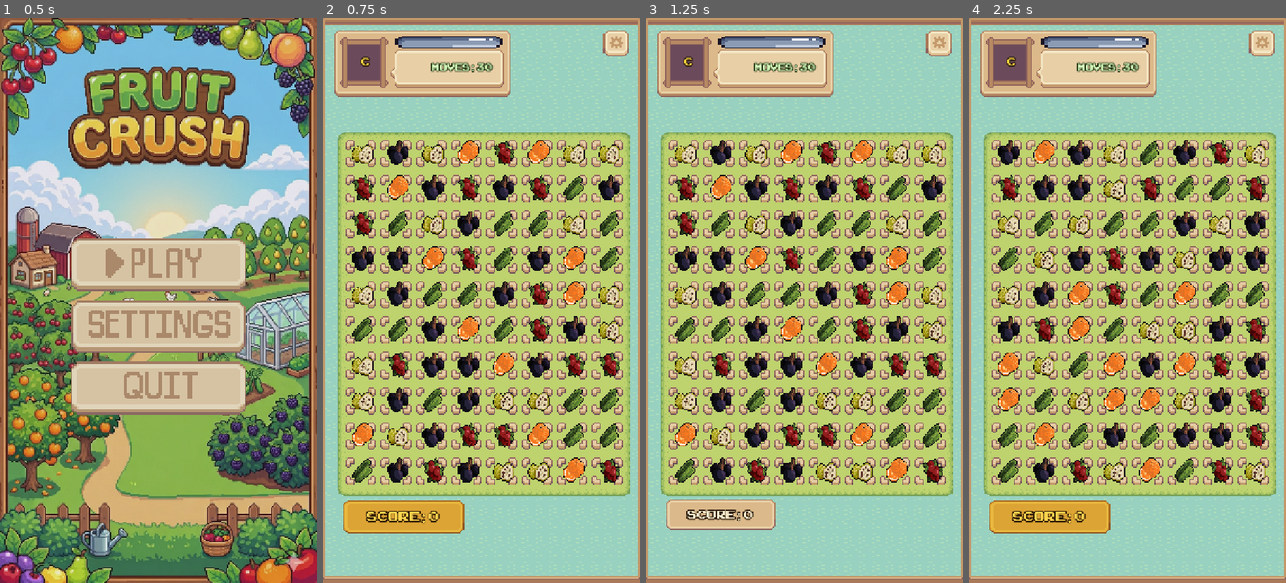
Above: before the commit, frames 1-4 (left to right).
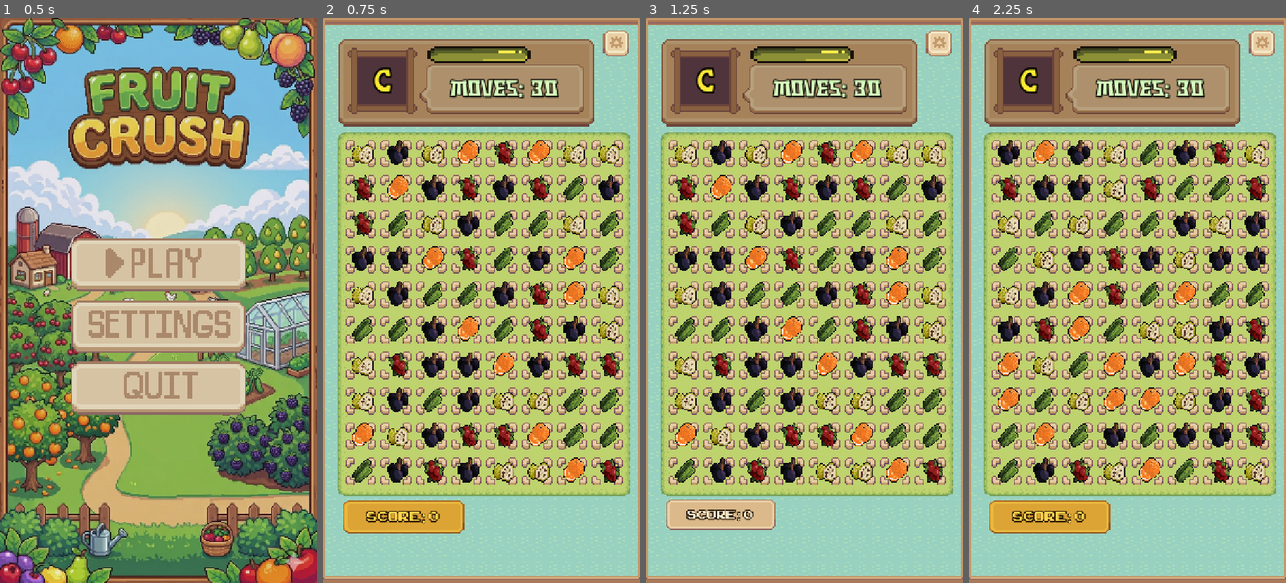
Above: after the commit, the same moments.

Repository: danieljuan6278/Fruit
Game: Godot game, scene res://scene/main_menu.tscn
The game is run twice, just before and just after one commit, with the same random seed, the same clock (stepped at 60 frames per second) and the same inputs.
Inputs (mouse positions are in pixels of both pictures, inside the frame that each line leads up to):
- Up to frame 1 (0.5 s): no input
- Up to frame 2 (0.75 s): click (481, 266) at 0.5 s
- Up to frame 3 (1.25 s): no input
- Up to frame 4 (2.25 s): click (1263, 46) at 1.25 s; click (1127, 351) at 2 s

Frame 1 is identical in both runs. In frame 2, 13% of the frame differs, in the area x 3-86%, y 2-20%; in frame 3, 13%; in frame 4, 13%.

Commit message:
feat: import Namistre font and integrate into game UI labels

Diff:
--- a/scene/game.tscn
+++ b/scene/game.tscn
@@ -6,9 +6,10 @@
 [ext_resource type="PackedScene" uid="uid://d0vt4lr2qrn64" path="res://scene/piece.tscn" id="2_dbls1"]
 [ext_resource type="FontFile" uid="uid://b7r3gd2h62crf" path="res://assets/arcadeclassic/ARCADECLASSIC.TTF" id="5_p1ry8"]
 [ext_resource type="Texture2D" uid="uid://bxyuxjlwd6tmn" path="res://assets/ui/Sprout Lands - UI Pack - Basic pack/Sprite sheets/Sprite sheet for Basic Pack2.png" id="5_xlg7c"]
-[ext_resource type="Texture2D" uid="uid://bsej1akhllmnc" path="res://assets/horizontal bars/most rounded/progress bar most rounded progress green.png" id="6_green"]
+[ext_resource type="Texture2D" uid="uid://dds1ljl8hro28" path="res://assets/horizontal bars/most rounded/progress bar most rounded progress orange.png" id="6_orange"]
 [ext_resource type="Texture2D" uid="uid://hoxhy2e20ty5" path="res://assets/horizontal bars/most rounded/progress bar most rounded over.png" id="7_qpk70"]
 [ext_resource type="Texture2D" uid="uid://deoo3eyvv2gq7" path="res://assets/horizontal bars/most rounded/progress bar most rounded under.png" id="8_under"]
+[ext_resource type="FontFile" uid="uid://cm1h8q3vjfypk" path="res://assets/Namistre.otf" id="9_namistre"]
 
 [sub_resource type="AtlasTexture" id="AtlasTexture_yq8tf"]
 atlas = ExtResource("5_xlg7c")
@@ -19,7 +20,7 @@
 region = Rect2(256, 176, 96, 32)
 
 [sub_resource type="AtlasTexture" id="AtlasTexture_17rxn"]
-atlas = ExtResource("6_green")
+atlas = ExtResource("6_orange")
 
 [node name="Game" type="Node2D" unique_id=1140158809 node_paths=PackedStringArray("ui_manager")]
 script = ExtResource("1_5kiuu")
@@ -30,11 +31,12 @@
 [node name="score_label" type="CanvasLayer" parent="." unique_id=335725367]
 
 [node name="TextureRect" type="TextureRect" parent="score_label" unique_id=1290509600]
+modulate = Color(0.75, 0.7, 0.65, 1)
 texture_filter = 1
-offset_left = 25.0
-offset_top = 28.0
-offset_right = 427.0
-offset_bottom = 179.0
+offset_left = 36.0
+offset_top = 48.0
+offset_right = 616.0
+offset_bottom = 245.0
 texture = SubResource("AtlasTexture_yq8tf")
 
 [node name="ScoreContainer" type="Control" parent="score_label" unique_id=1006255356]
@@ -76,11 +78,12 @@
 uppercase = true
 
 [node name="ScoreProgress" type="TextureProgressBar" parent="score_label" unique_id=1001617136]
+modulate = Color(1, 0.92, 0.3, 1)
 texture_filter = 1
-offset_left = 164.0
-offset_top = 40.0
-offset_right = 409.0
-offset_bottom = 69.0
+offset_left = 238.0
+offset_top = 65.0
+offset_right = 473.0
+offset_bottom = 102.0
 max_value = 1200.0
 nine_patch_stretch = true
 texture_under = ExtResource("8_under")
@@ -88,30 +91,38 @@
 texture_progress = SubResource("AtlasTexture_17rxn")
 
 [node name="RankLabel" type="Label" parent="score_label" unique_id=1758124079]
-offset_left = -30.0
-offset_top = 81.0
-offset_right = 224.0
-offset_bottom = 113.0
-theme_override_colors/font_color = Color(1, 0.86, 0.25, 1)
-theme_override_colors/font_outline_color = Color(0.18, 0.12, 0.06, 1)
-theme_override_constants/outline_size = 10
-theme_override_fonts/font = ExtResource("5_p1ry8")
-theme_override_font_sizes/font_size = 36
+offset_left = -6.0
+offset_top = 79.0
+offset_right = 278.0
+offset_bottom = 209.0
+theme_override_colors/font_color = Color(1, 0.92, 0.2, 1)
+theme_override_colors/font_shadow_color = Color(0.15, 0.1, 0, 0.7)
+theme_override_colors/font_outline_color = Color(0, 0, 0, 1)
+theme_override_constants/shadow_offset_x = 4
+theme_override_constants/shadow_offset_y = 4
+theme_override_constants/outline_size = 16
+theme_override_fonts/font = ExtResource("9_namistre")
+theme_override_font_sizes/font_size = 72
 text = "C"
 horizontal_alignment = 1
+vertical_alignment = 1
 
 [node name="MovesLabel" type="Label" parent="score_label" unique_id=307979590]
-offset_left = 193.0
-offset_top = 95.0
-offset_right = 440.0
-offset_bottom = 136.0
+offset_left = 269.0
+offset_top = 96.0
+offset_right = 555.0
+offset_bottom = 226.0
 theme_override_colors/font_color = Color(0.85, 1, 0.75, 1)
-theme_override_colors/font_outline_color = Color(0.12, 0.18, 0.06, 1)
-theme_override_constants/outline_size = 8
-theme_override_fonts/font = ExtResource("5_p1ry8")
-theme_override_font_sizes/font_size = 32
+theme_override_colors/font_shadow_color = Color(0.05, 0.1, 0, 0.5)
+theme_override_colors/font_outline_color = Color(0, 0, 0, 0.8)
+theme_override_constants/shadow_offset_x = 3
+theme_override_constants/shadow_offset_y = 3
+theme_override_constants/outline_size = 10
+theme_override_fonts/font = ExtResource("9_namistre")
+theme_override_font_sizes/font_size = 52
 text = "30"
 horizontal_alignment = 1
+vertical_alignment = 1
 
 [node name="UIManager" type="Node" parent="." unique_id=933798985 node_paths=PackedStringArray("score_label", "rank_label", "moves_label", "progress_bar")]
 script = ExtResource("1_jd5gt")
Not shown, added: assets/1001fonts-namistre-eula.txt
Not shown, added: assets/4. Help File.txt
Not shown, added: assets/5. Item Description.txt
Binary file added: assets/Namistre.otf
Not shown, added: assets/Namistre.otf.import
Binary file added: assets/Namistre.ttf
Not shown, added: assets/Namistre.ttf.import
